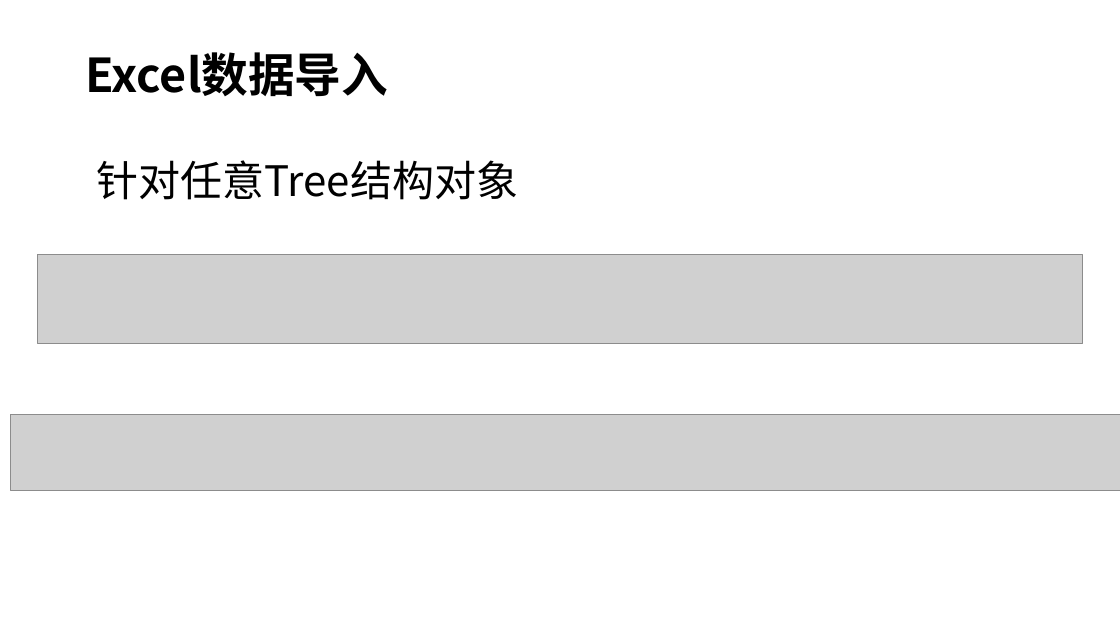
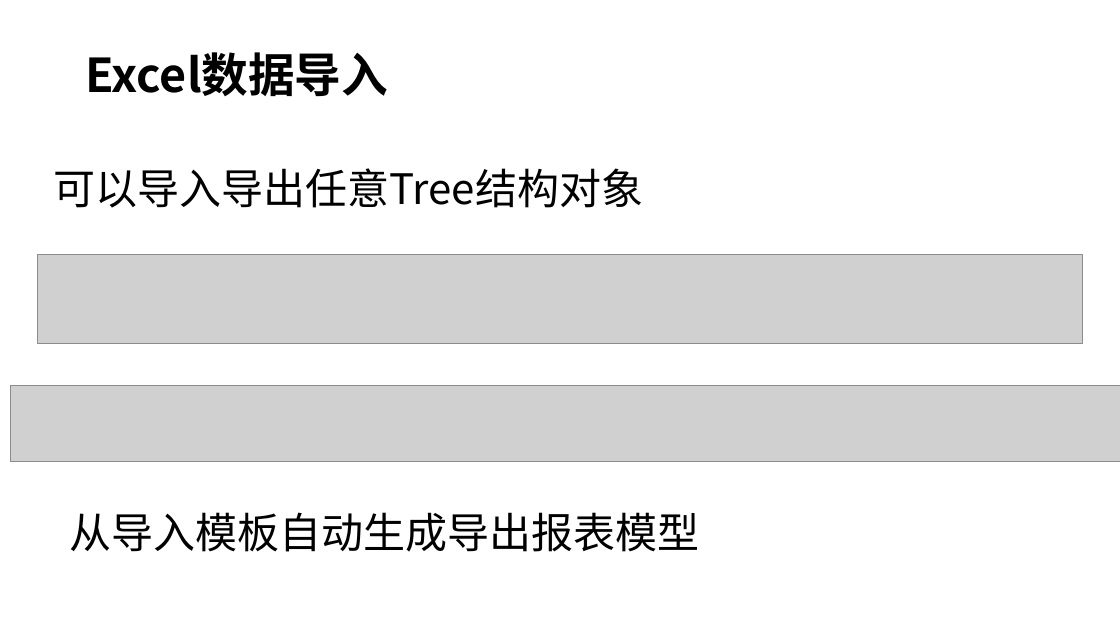
Before and after one commit to entropy-cloud/nop-entropy, a slide deck: slide 16 of docs/ppt/nop-report.pptx (slide 15 before the commit). Drawn at 1120x630 pixels with LibreOffice and Linux fonts; fonts in the diff are those of the drawing; grey boxes stand for pictures. Boxes give left, top, right and bottom in pixels: in the first picture for what was removed or moved away, otherwise in the second. Text is boxed around its words. In the diff, an @@ line names an element or a change of style, - is before the commit and + after.

```diff
--- a/docs/ppt/nop-report.pptx
+++ b/docs/ppt/nop-report.pptx
@@ text at <box>54,168,643,208</box>: text changed @@
-针对任意Tree结构对象
+可以导入导出任意Tree结构对象
@@ picture: place and size @@
-picture at <box>11,415,1120,492</box>
+picture at <box>11,386,1120,462</box>
@@ text added at <box>70,512,700,552</box>, 36 pt, text #000000 @@
+从导入模板自动生成导出报表模型
```
Also in this commit, not shown: 2 other slides changed, 2 slides added, 1 other file.
